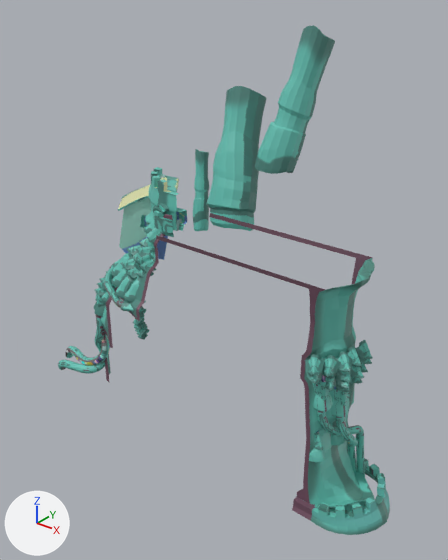
The FBX model Assets/Meshes/Fortress.fbx as it was, and as the next commit left it.
Camera for both pictures: a 50 mm camera at (39.4, -46.0, 49.2) aimed at (-1.6, 5.2, 17.5). The lights are fixed; the arrows at lower left show +X, +Y and +Z. Where no turn or scale is listed for an object, it has been applied to the vertices. Vertices at the same position are counted once.

Script lines for the objects in view, before the commit:
```python
ob_armor = bpy.data.objects.new('Armor', me_plane_001)
ob_armor.location = (0.0, 0.0, 0.0)
ob_armorback = bpy.data.objects.new('ArmorBack', me_cube_017)
ob_armorback.location = (0.0, 0.0, 0.0)
ob_armorback_001 = bpy.data.objects.new('ArmorBack.001', me_cube_009)
ob_armorback_001.location = (0.0, 0.0, 0.0)
ob_beziercurve = bpy.data.objects.new('BezierCurve', me_beziercurve)
ob_beziercurve.location = (0.0, 0.0, 0.0)
ob_cableslarge = bpy.data.objects.new('CablesLarge', me_beziercurve_003)
ob_cableslarge.location = (0.0, 0.0, 0.0)
ob_chimneys = bpy.data.objects.new('Chimneys', me_cylinder_007)
ob_chimneys.location = (0.0, 0.0, 0.0)
# also in view: 'House.001' at (-11.2, 3.1, 23.6); 'CableSocket.001' at (17.2, -1.8, 14.4); 'Scales' at (17.5, -1.6, 16.8); 'Socket.001' at (-11.8, 0.9, 19.5); 'Scales.001' at (-12.5, 2.5, 13.1)
```
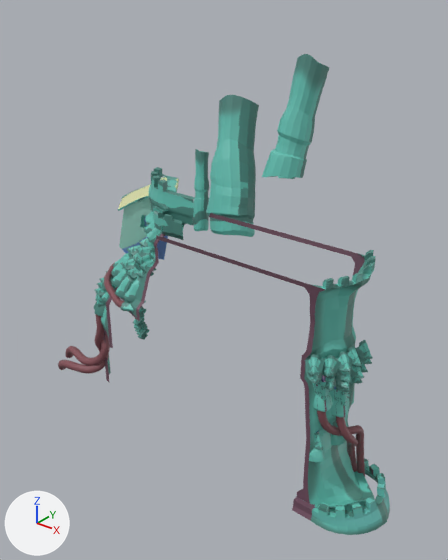
Pixel boxes [x1, y1, x2, y2] of what changed, in the pictures (448 x 560 px; the box of a moved part takes in the faces that stretch with it):
'Chimneys', reshaped (11% shorter): before [193, 25, 335, 231]; after [193, 54, 329, 237]
'ArmorBack.001', reshaped (28% wider): before [149, 167, 187, 237]; after [149, 167, 198, 240]
'BezierCurve', recoloured (cyan to brown): [317, 410, 365, 476] in both
'CablesLarge', recoloured (cyan to brown): [58, 315, 110, 374] in both
part 1 of me_plane_001, added: after [162, 215, 376, 293]
part 2 of me_cube_009, added (cyan): after [172, 193, 198, 240]
part 3 of me_cube_009, surface changed: [149, 167, 186, 237] in both
part 4 of me_cylinder_007, moved or reshaped: before [206, 86, 267, 231]; after [206, 95, 259, 237]
part 5 of me_cylinder_007, rebuilt (16% narrower, 17% shorter): before [255, 25, 335, 174]; after [262, 54, 329, 178]

The edits, one by one:
Material 'Cables' (mat_cables) is new.
Its base color is (0.231, 0.0812, 0.0958) (brown #845057).
me_cube_009 is used by ob_armorback_001; location (0.0, 0.0, 0.0).
me_cube_009 had 273 vertices, 244 faces and spanned x -8.33..-0.63, y -4.34..1.94, z 25.76..30.8.
me_cube_009 now has 290 vertices, 259 faces and spans x -8.33..0.68, y -4.34..1.94, z 25.76..30.8.
me_cube_009 part 2: 17 vertices added at x 0.17..0.68, y -4.13..-1.15, z 25.77..29.6.
me_cube_009 part 3: 244 kept faces spanning x -8.33..-0.63, y -4.34..1.94, z 25.76..30.8 get new texture (UV) coordinates.
me_cylinder_007 is used by ob_chimneys; location (0.0, 0.0, 0.0).
me_cylinder_007 had 832 vertices, 787 faces and spanned x -16.8..2.8, y 11.7..22.0, z 16.9..44.6.
me_cylinder_007 now has 1008 vertices, 948 faces and spans x -16.8..2.2, y 11.7..22.3, z 16.9..41.6.
me_cylinder_007 part 4: the loose piece of 256 vertices spanning x -12.0..-4.7, y 11.7..22.0, z 19.1..37.3 is turned -4.6 degrees about the y axis through its middle, then moved by (-0.6, 0.0, -1.1).
me_cylinder_007 part 5: the loose piece of 288 vertices spanning x -4.3..2.8, y 13.4..21.2, z 27.6..44.6 is rebuilt with 240 vertices and now spans x -3.7..2.2, y 13.8..21.2, z 26.8..41.6.
me_beziercurve_003 has 888 vertices, 864 faces and spans x -26.24..-15.93, y -3.37..0.53, z -1.02..11.02.
me_beziercurve_003 no longer uses material mat_fortress (picture img_fortresscolor_png).
me_beziercurve_003 now uses material mat_cables (brown #845057).
me_beziercurve has 600 vertices, 576 faces and spans x 16.35..19.48, y -3.44..3.84, z 0.66..12.82.
me_beziercurve no longer uses material mat_fortress (picture img_fortresscolor_png).
me_beziercurve now uses material mat_cables (brown #845057).
me_plane_001 is used by ob_armor; location (0.0, 0.0, 0.0).
me_plane_001 had 637 vertices, 560 faces and spanned x -2.9..23.6, y -4.8..4.8, z 0.0..25.8.
me_plane_001 now has 690 vertices, 608 faces and spans x -2.9..23.6, y -4.8..4.8, z 0.0..26.5.
me_plane_001 part 1: 53 vertices added at x 14.8..18.5, y -4.3..4.3, z 25.3..26.5.
